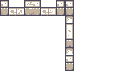
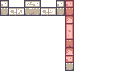
Layers edited between the first and the second (130, 71) image:
showed "vertical-hitbox: (9, 63)" over [65, 0, 74, 63]
